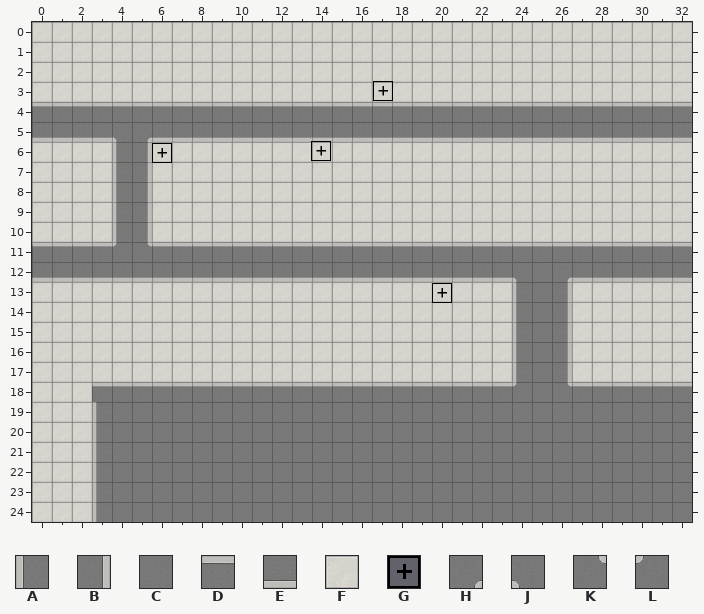
One commit to this Tiled map (JSON): src/assets/maps/towerDefenseMap.json. Above is the file before it was changed.
Cells are 32x32 px. Shown: x 0..32, y 0..24.
Key: from "assetTowerDefenseMap": A 0, B 1, C 2, D 20, E 21, F 22, G 23, H 42, J 43, K 62, L 63.
_ is an empty cell.
Objects are placed by their top-left corner, in cells (3,4 is the top-left corner of cell 3,4); size is 1x1 cell unless given.
Layers that did not change in this view are not listed.
Layer "Layer1" before, first column x 0:
 0 FFFFFFFFFFFFFFFFFFFFFFFFFFFFFFFFF
 1 FFFFFFFFFFFFFFFFFFFFFFFFFFFFFFFFF
 2 FFFFFFFFFFFFFFFFFFFFFFFFFFFFFFFFF
 3 FFFFFFFFFFFFFFFFFFFFFFFFFFFFFFFFF
 4 DDDDDDDDDDDDDDDDDDDDDDDDDDDDDDDDD
 5 EEEEJHEEEEEEEEEEEEEEEEEEEEEEEEEEE
 6 FFFFABFFFFFFFFFFFFFFFFFFFFFFFFFFF
 7 FFFFABFFFFFFFFFFFFFFFFFFFFFFFFFFF
 8 FFFFABFFFFFFFFFFFFFFFFFFFFFFFFFFF
 9 FFFFABFFFFFFFFFFFFFFFFFFFFFFFFFFF
10 FFFFABFFFFFFFFFFFFFFFFFFFFFFFFFFF
11 DDDDLKDDDDDDDDDDDDDDDDDDDDDDDDDDD
12 EEEEEEEEEEEEEEEEEEEEEEEEJCHEEEEEE
13 FFFFFFFFFFFFFFFFFFFFFFFFACBFFFFFF
14 FFFFFFFFFFFFFFFFFFFFFFFFACBFFFFFF
15 FFFFFFFFFFFFFFFFFFFFFFFFACBFFFFFF
16 FFFFFFFFFFFFFFFFFFFFFFFFACBFFFFFF
17 FFFFFFFFFFFFFFFFFFFFFFFFACBFFFFFF
18 FFFDDDDDDDDDDDDDDDDDDDDDLCKDDDDDD
19 FFFACCCCCCCCCCCCCCCCCCCCCCCCCCCCC
20 FFFACCCCCCCCCCCCCCCCCCCCCCCCCCCCC
21 FFFACCCCCCCCCCCCCCCCCCCCCCCCCCCCC
22 FFFACCCCCCCCCCCCCCCCCCCCCCCCCCCCC
23 FFFACCCCCCCCCCCCCCCCCCCCCCCCCCCCC
24 FFFACCCCCCCCCCCCCCCCCCCCCCCCCCCCC
Objects on layer "Wave" before:
G "Turret" at 17,2.9
G "Turret" at 14,6
G "Turret" at 6,6
G "Turret" at 20,13.1
After the commit:
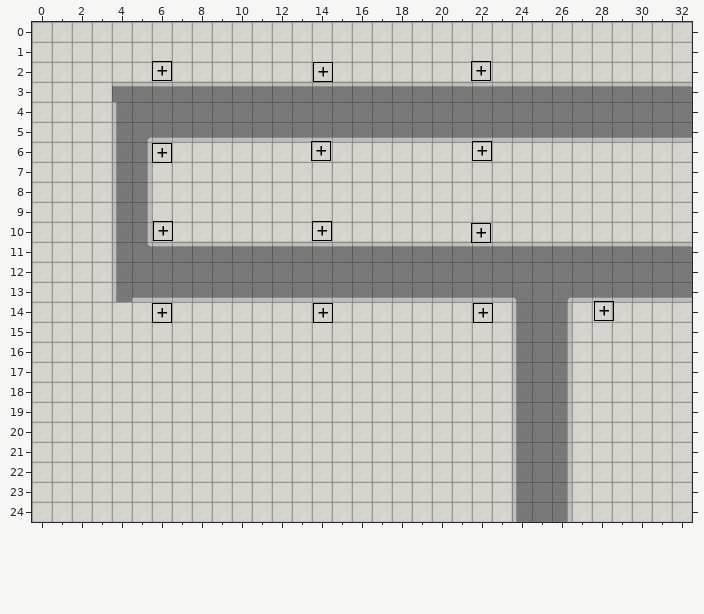
Diff:
Changed rows in their new state; . is an unchanged cell.
Layer "Layer1":
first column x 0:
 3 ....DDDDDDDDDDDDDDDDDDDDDDDDDDDDD
 4 FFFFACCCCCCCCCCCCCCCCCCCCCCCCCCCC
 5 FFFFA............................
first column x 0:
11 FFFFA............................
12 FFFFACCCCCCCCCCCCCCCCCCCC.CCCCCCC
13 ....AEEEEEEEEEEEEEEEEEEEJ.HEEEEEE
first column x 3:
18 FFFFFFFFFFFFFFFFFFFFFA.BFFFFFF
19 FFFFFFFFFFFFFFFFFFFFFA.BFFFFFF
20 FFFFFFFFFFFFFFFFFFFFFA.BFFFFFF
21 FFFFFFFFFFFFFFFFFFFFFA.BFFFFFF
22 FFFFFFFFFFFFFFFFFFFFFA.BFFFFFF
23 FFFFFFFFFFFFFFFFFFFFFA.BFFFFFF
24 FFFFFFFFFFFFFFFFFFFFFA.BFFFFFF
Layer "Wave":
changed: G "Turret" at 20,13.1 -> G "Turret" at 22.1,14
added: G "Turret" at 6,2
added: G "Turret" at 22,2
added: G "Turret" at 14.1,2
added: G "Turret" at 22,6
added: G "Turret" at 6,9.9
added: G "Turret" at 14,10
added: G "Turret" at 22,10.1
added: G "Turret" at 28.1,13.9
added: G "Turret" at 6,14
added: G "Turret" at 14.1,14.1
removed: G "Turret" at 17,2.9
Pixel boxes of the changes (left, top, right, bottom) in both pictures:
changed: (32, 61, 692, 161)
changed: (32, 221, 517, 323)
changed: (553, 270, 692, 321)
changed: (92, 382, 517, 522)
changed: (553, 382, 692, 522)
